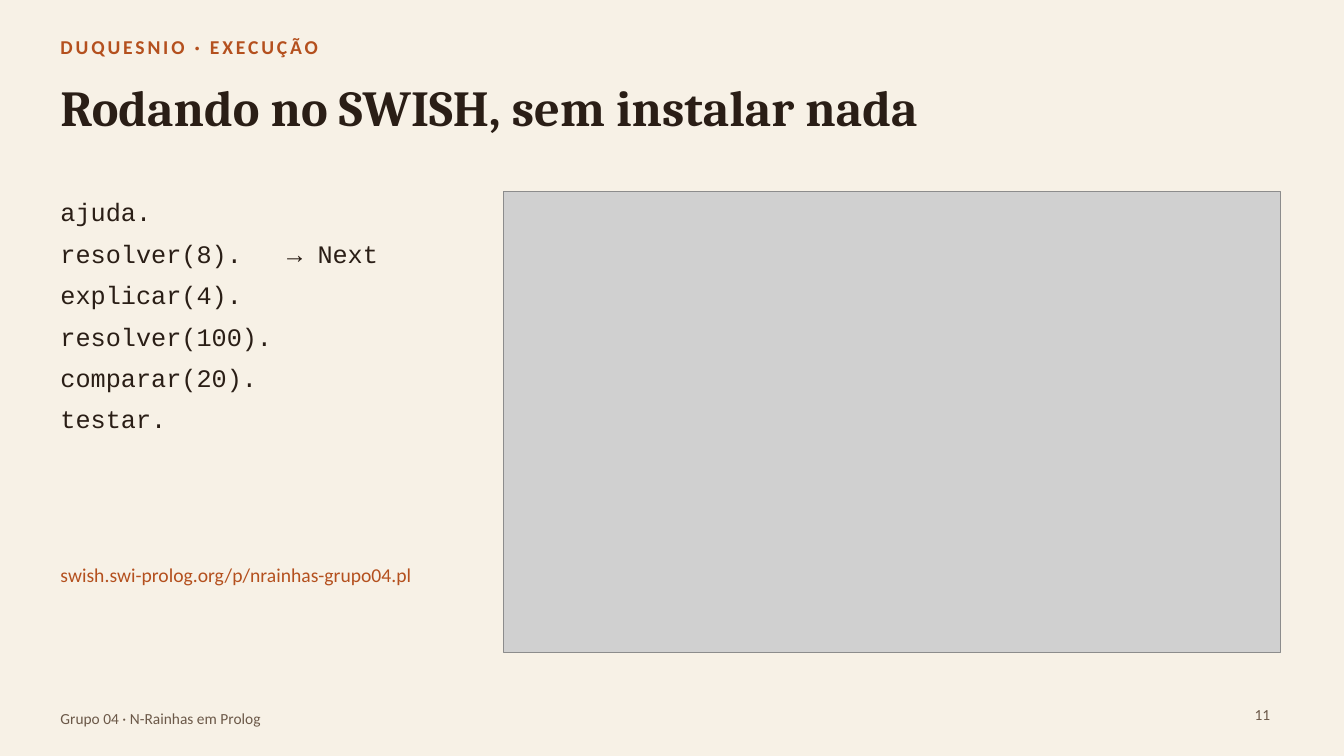
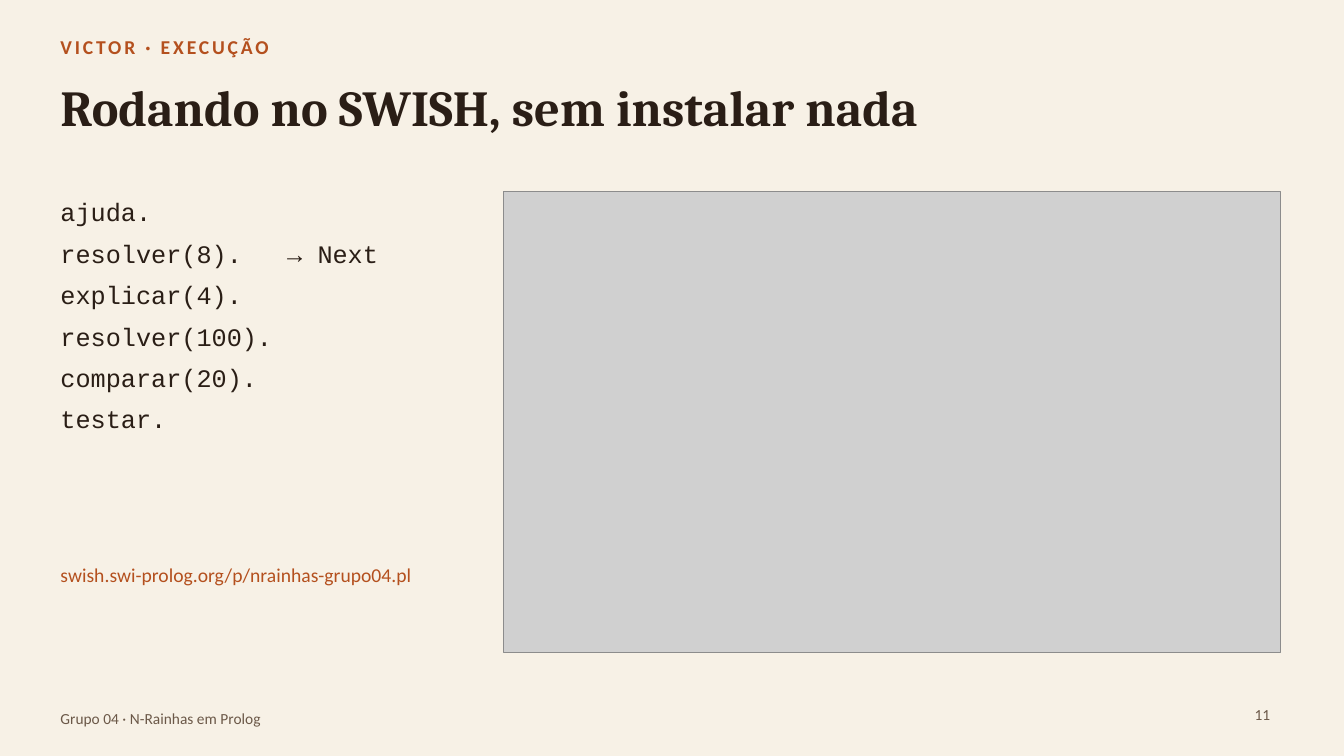
Before and after one commit to Alexandro-Junior/N-rainhas-com-backtracking, a slide deck: slide 11 of slides/Seminario-NRainhas-Grupo04.pptx. Drawn at 1344x756 pixels with LibreOffice and Linux fonts; fonts in the diff are those of the drawing; grey boxes stand for pictures. Boxes give left, top, right and bottom in pixels: in the first picture for what was removed or moved away, otherwise in the second. Text is boxed around its words. In the diff, an @@ line names an element or a change of style, - is before the commit and + after.

```diff
--- a/slides/Seminario-NRainhas-Grupo04.pptx
+++ b/slides/Seminario-NRainhas-Grupo04.pptx
@@ text at bbox=[60, 38, 269, 58]: text changed @@
-DUQUESNIO · EXECUÇÃO
+VICTOR · EXECUÇÃO
```
Also in this commit, not shown: 8 other slides changed.
